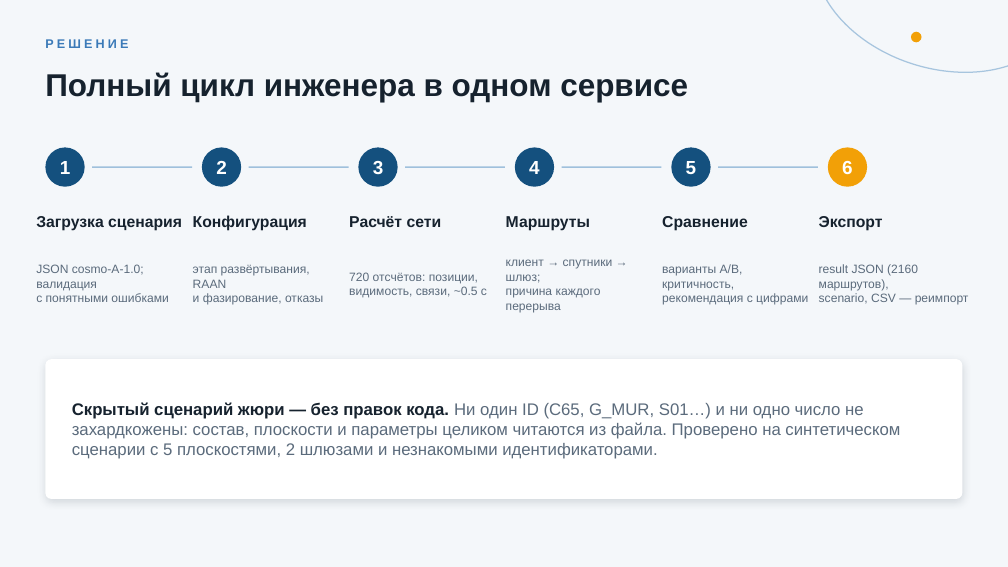
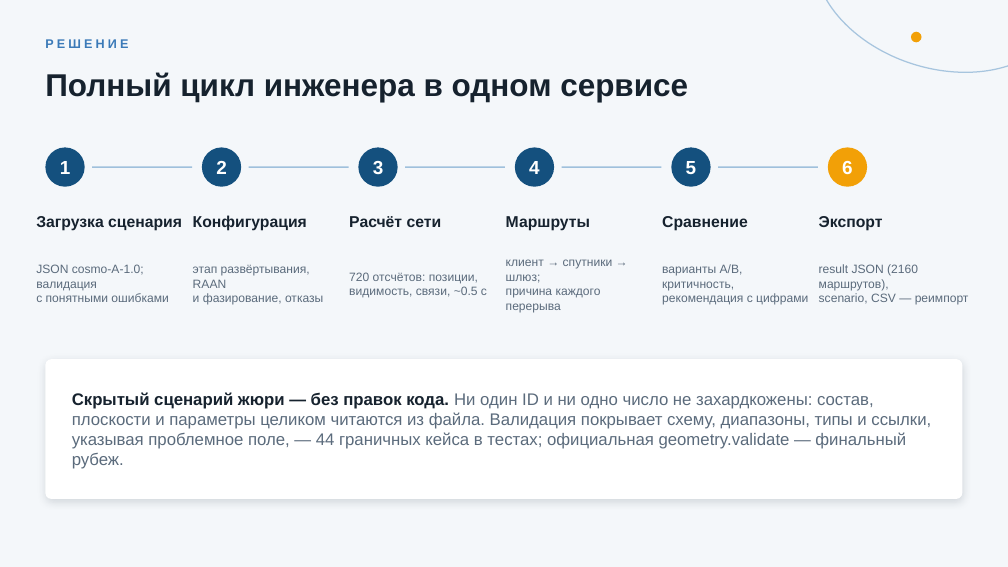
Before and after one commit to ivergit88/cosmohak, a slide deck: slide 3 of presentation/КосмоХакатон_защита.pptx. Drawn at 1008x567 pixels with LibreOffice and Linux fonts; fonts in the diff are those of the drawing. Boxes give left, top, right and bottom in pixels: in the first picture for what was removed or moved away, otherwise in the second. Text is boxed around its words. In the diff, an @@ line names an element or a change of style, - is before the commit and + after.

```diff
--- a/presentation/КосмоХакатон_защита.pptx
+++ b/presentation/КосмоХакатон_защита.pptx
@@ text at (72, 392, 931, 469): text changed @@
-Скрытый сценарий жюри — без правок кода. Ни один ID (C65, G_MUR, S01…) и ни одно число не захардкожены: состав, плоскости и параметры целиком читаются из файла. Проверено на синтетическом сценарии с 5 плоскостями, 2 шлюзами и незнакомыми идентификаторами.
+Скрытый сценарий жюри — без правок кода. Ни один ID и ни одно число не захардкожены: состав, плоскости и параметры целиком читаются из файла. Валидация покрывает схему, диапазоны, типы и ссылки, указывая проблемное поле, — 44 граничных кейса в тестах; официальная geometry.validate — финальный рубеж.
```
Also in this commit, not shown: 2 other slides changed, 18 other files.
